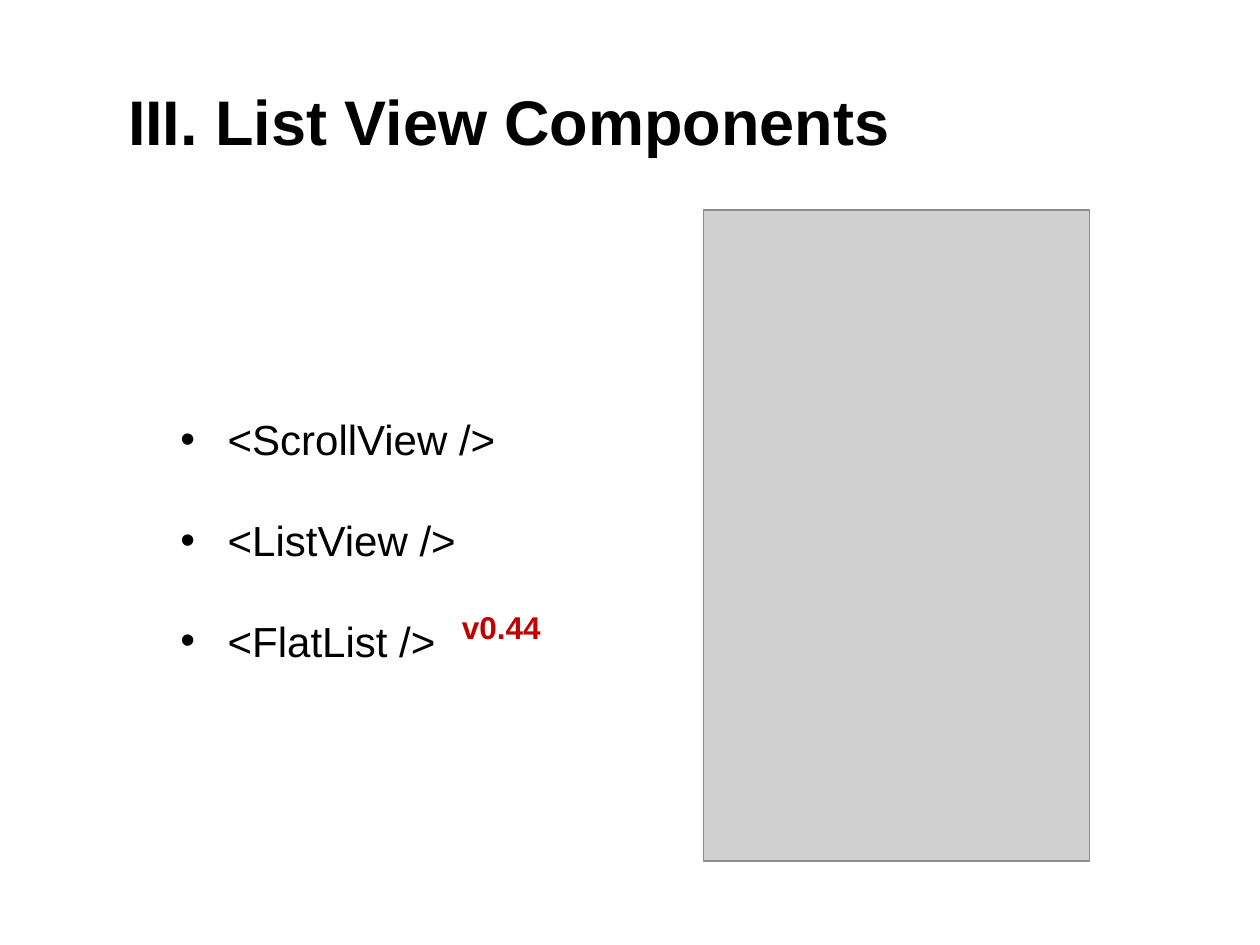
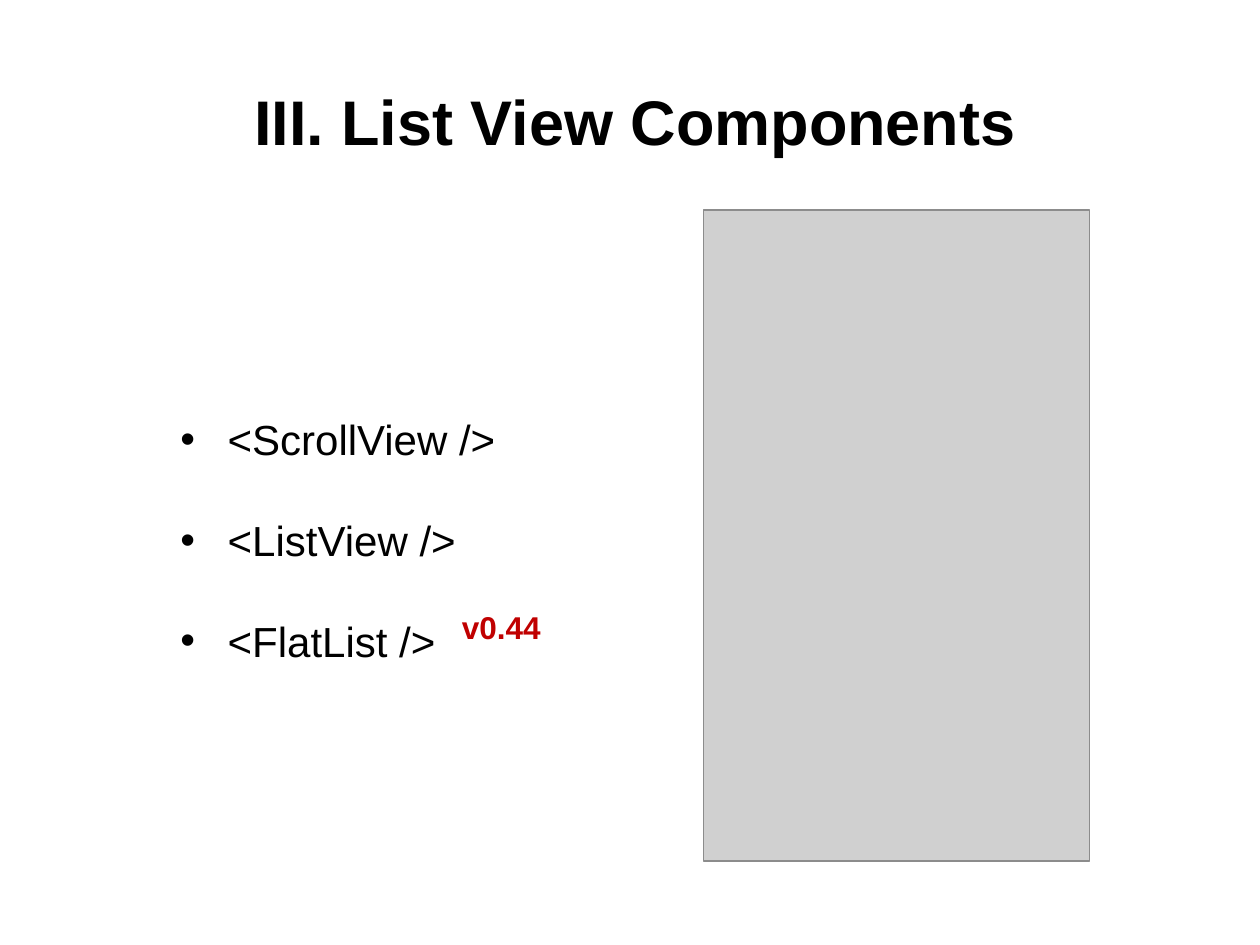
Before and after one commit to quydongnasts/Documents, a slide deck: slide 8 of PowerPoint/REACT-NATIVE.pptx. Drawn at 1260x945 pixels with LibreOffice and Linux fonts; fonts in the diff are those of the drawing; grey boxes stand for pictures. Boxes give left, top, right and bottom in pixels: in the first picture for what was removed or moved away, otherwise in the second. Text is boxed around its words. In the diff, an @@ line names an element or a change of style, - is before the commit and + after.

```diff
--- a/PowerPoint/REACT-NATIVE.pptx
+++ b/PowerPoint/REACT-NATIVE.pptx
@@ title "III. List View Components" at [254, 99, 1016, 157]: alignment left to centre @@
```
Also in this commit, not shown: 7 other slides changed, 2 slides added.
